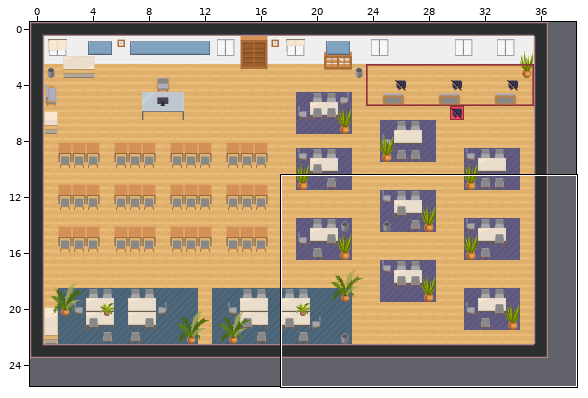
Level history. Tiled map (JSON): map.tmj. Above: a wide view before the commit, with the close-up outlined.
Close-up. Before:
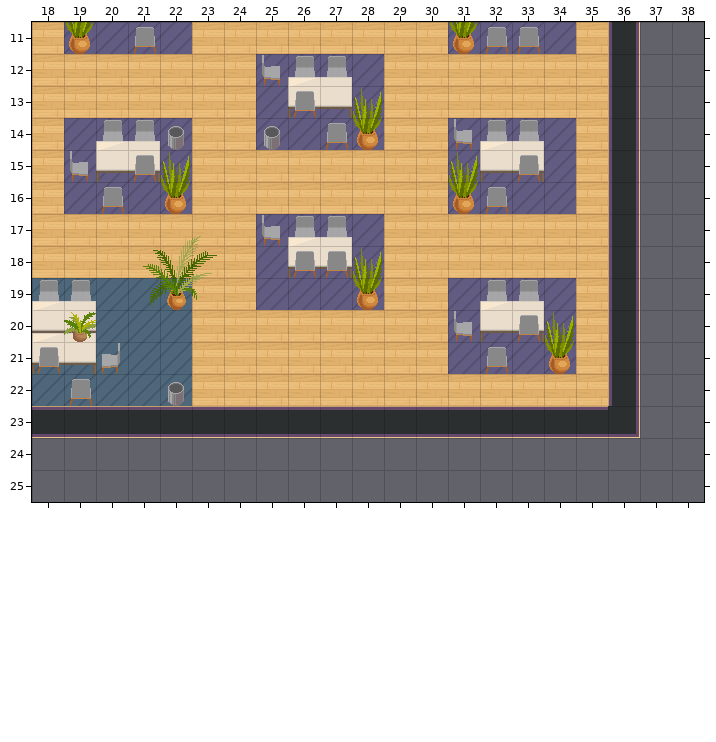
Cells are 32x32 px. Shown: x 18..38, y 11..25. The commit also changed other parts of the map, which this record leaves out.
And afterwards:
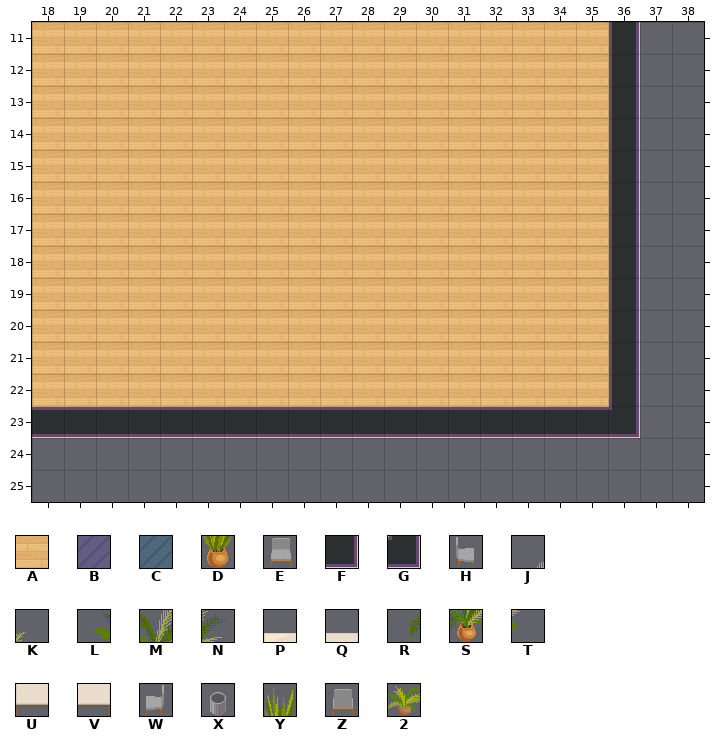
Key: from "Chunk 1": A 1, B 7, C 8, D 9, E 10, F 15 turned 180, G 24, H 37, J 39, K 40, L 41, M 42, N 43, P 44, Q 45, R 46, S 47, T 48, U 49, V 50, W 51, X 66, Y 77, Z 81, 2 111.
_ is an empty cell, . an unchanged one.
What changed:
--- layer "bottom"
@@ x 18..34 @@
-11 .BBBB........BBBB
-12 .......BBBB......
-13 .......BBBB......
-14 .BBBB..BBBB..BBBB
-15 .BBBB........BBBB
-16 .BBBB........BBBB
-17 .......BBBB......
-18 .......BBBB......
-19 CCCCC..BBBB..BBBB
-20 CCCCC........BBBB
-21 CCCCC........BBBB
-22 CCCCC............
+11 .AAAA........AAAA
+12 .......AAAA......
+13 .......AAAA......
+14 .AAAA..AAAA..AAAA
+15 .AAAA........AAAA
+16 .AAAA........AAAA
+17 .......AAAA......
+18 .......AAAA......
+19 AAAAA..AAAA..AAAA
+20 AAAAA........AAAA
+21 AAAAA........AAAA
+22 AAAAA............
--- layer "things-0" (removed)
@@ x 18..19 @@
-19 EE
+19 __
--- layer "wall"
@@ x 26..27 @@
-12 EE
+12 __
@@ x 20..33 @@
-14 EE..........EE
+14 __..........__
@@ x 26..27 @@
-17 EE
+17 __
@@ x 18..33 @@
-19 PQ............EE
-20 UV..............
-21 ..W.............
+19 __............__
+20 __..............
+21 .._.............
@@ x 36..36 @@
-23 F
+23 G
--- layer "things"
@@ x 18..34 @@
-11 .D...........D...
-12 ........PQ.......
-13 ........UVY......
-14 ..PQX..X..D..HPQ.
-15 ..UVY........YUV.
-16 ....D........D...
-17 ........PQ.......
-18 ...LM...UVY......
-19 ...RS.....D...PQ.
-20 PQ...........HUVY
-21 UV..............D
-22 .Z..X............
+11 ._..........._...
+12 ........__.......
+13 ........___......
+14 ..___.._.._..___.
+15 ..___........___.
+16 ...._........_...
+17 ........__.......
+18 ...__...___......
+19 ...__....._...__.
+20 __...........____
+21 __.............._
+22 ._.._............
--- layer "things2"
@@ x 19..33 @@
-11 ..Z..........ZZ
-12 ......H........
-13 .......Z.......
-14 ........Z......
-15 H.Z...........Z
-16 .Z...........Z.
-17 ......H........
-18 .......ZZ......
+11 .._..........__
+12 ......_........
+13 ......._.......
+14 ........_......
+15 _._..........._
+16 ._..........._.
+17 ......_........
+18 .......__......
@@ x 18..33 @@
-20 ...............Z
-21 Z.............Z.
+20 ..............._
+21 _............._.
--- layer "things3"
@@ x 19..19 @@
-20 2
+20 _
--- layer "floor_depth1" (removed)
@@ x 20..33 @@
-12 ......PQ......
-13 ........Y.....
-14 PQ..........PQ
-15 ..Y........Y..
+12 ......__......
+13 ........_.....
+14 __..........__
+15 .._........_..
@@ x 18..34 @@
-17 ....JK..PQ.......
-18 ...LMN....Y......
-19 PQ.R.T........PQ.
-20 ................Y
+17 ....__..__.......
+18 ...___...._......
+19 __._._........__.
+20 ................_
Boxes around the changes in both close-ups, in picture pixels (x1, y1, x2, y2):
changed: (64, 22, 192, 54)
changed: (448, 22, 576, 54)
changed: (256, 54, 384, 150)
changed: (32, 118, 217, 406)
changed: (448, 118, 576, 214)
changed: (256, 214, 384, 310)
changed: (448, 278, 576, 374)
changed: (608, 406, 612, 410)
